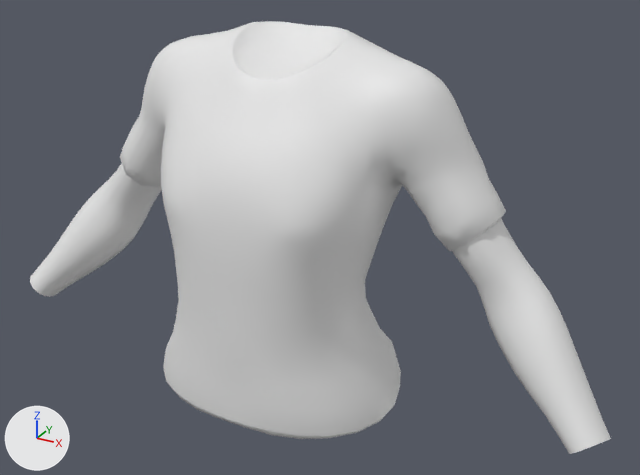
The FBX model Assets/BoZo_StylizedModularCharacters/Outfits/Base/Top/Outfit_Top_Shirt/Outfit_Top_Shirt.fbx, before and after one commit.
Rendered twice from a 50 mm lens placed at (0.53, -0.88, 1.687), pointed at (0.047, -0.002, 1.248). Every picture has the same lights, and +X, +Y and +Z are marked at lower left. Materials are left out; every surface is plain grey. Where no turn or scale is listed for an object, it has been applied to the vertices.

Names of what the first picture shows: 'BSMC_Outfit_Top_Tshirt'.
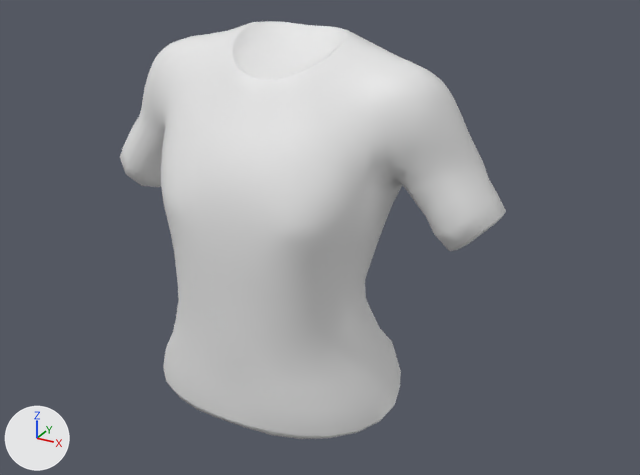
Changed parts and their boxes [x1, y1, x2, y2] in the pictures (640 x 475 px):
'BSMC_Outfit_Top_Tshirt', reshaped (34% narrower)
    before: [30, 21, 611, 454]
    after: [120, 21, 506, 439]
part 1 of me_mesh, deleted
    before: [452, 219, 611, 454]
part 2 of me_mesh, deleted
    before: [30, 163, 162, 297]

Patch to the scene script:
```diff
--- a/Assets/BoZo_StylizedModularCharacters/Outfits/Base/Top/Outfit_Top_Shirt/Outfit_Top_Shirt.fbx.py
+++ b/Assets/BoZo_StylizedModularCharacters/Outfits/Base/Top/Outfit_Top_Shirt/Outfit_Top_Shirt.fbx.py
@@ me_mesh @@
 me_mesh.from_pydata(...)  # 1301 vertices, 1332 faces; spans x -0.423..0.423, y -0.142..0.107, z 1.039..1.495
 # used by ob_bsmc_outfit_top_tshirt; location = (0.0, 0.0, 0.0)
+# me_mesh part 1: the loose piece of 172 vertices spanning x 0.198..0.423, y -0.064..0.063, z 1.073..1.316 is deleted
+# me_mesh part 2: the loose piece of 172 vertices spanning x -0.423..-0.198, y -0.064..0.063, z 1.073..1.316 is deleted
```
